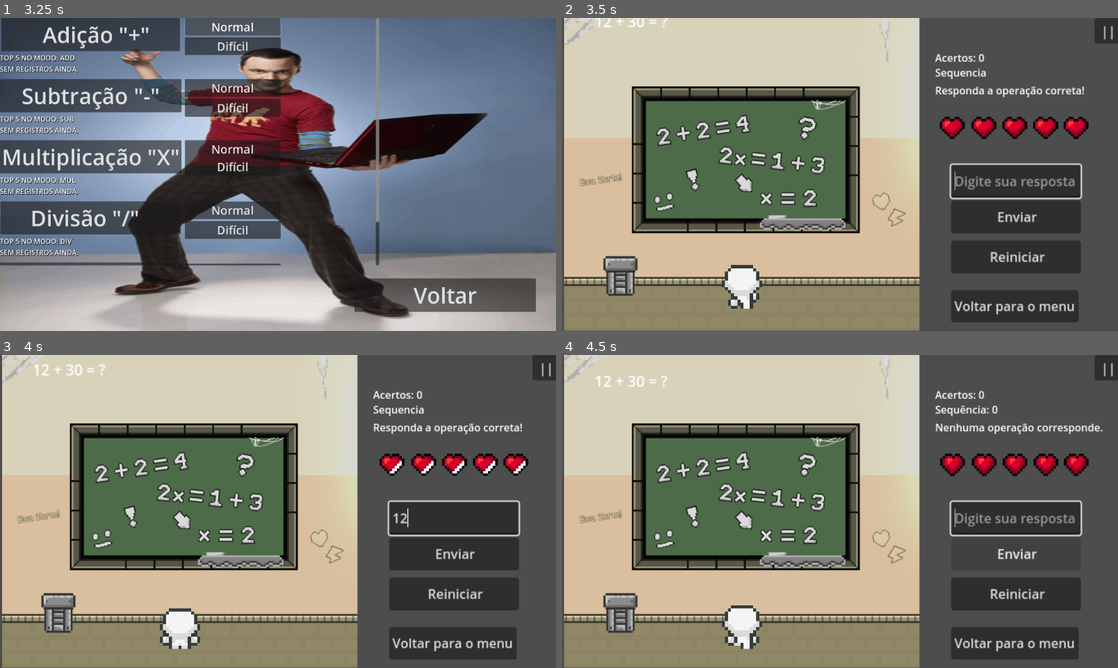
Above: before the commit, frames 1-4 (two rows, left to right).
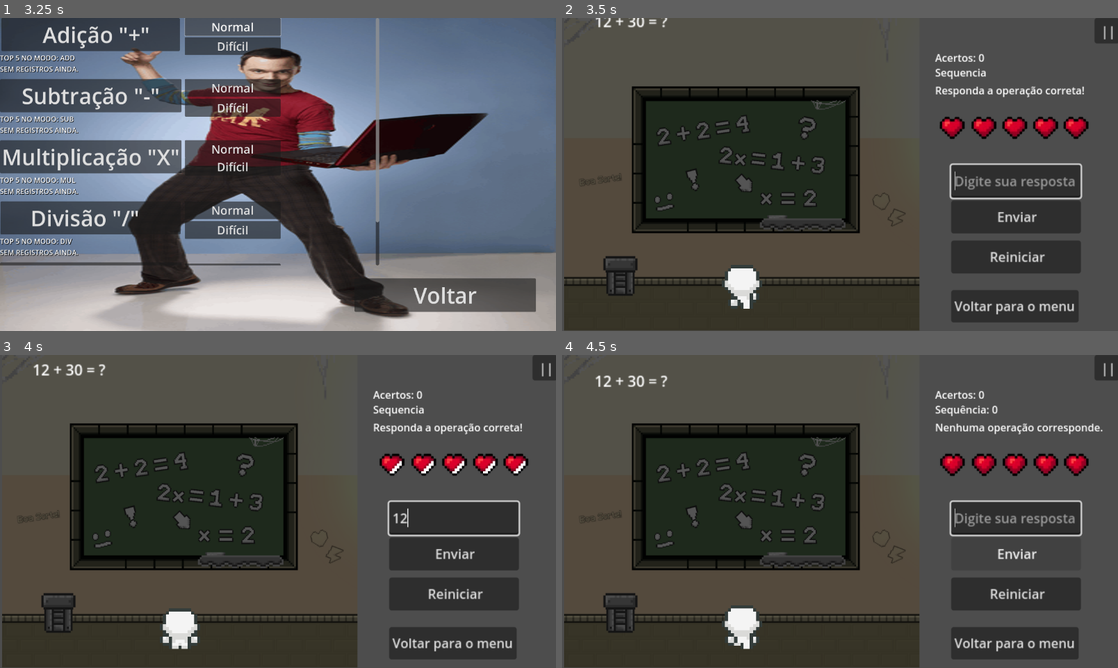
Above: after the commit, the same moments.

Repository: CaFranca/Johnrney_MAT-C
Game: Godot game, scene res://scenes/menu/main_menu.tscn
Same seed, same stepped clock (60 frames per second), same inputs: the game is played once before the commit and once after it. Sound files missing from this copy of the repository are replaced by a short silence.
Inputs (mouse positions are in pixels of both pictures, inside the frame that each line leads up to):
- Up to frame 1 (3.25 s): tap Enter at 0.5 s; move the mouse to (400, 158) at 0.52 s; hold D 0.53-1.25 s; tap W at 0.77, 2.27 s; click "Iniciar" at 1.25 s; move the mouse to (166, 190) at 2.02 s; hold D 2.03-2.75 s; click "Normal" at 2.75 s
- Up to frame 2 (3.5 s): no input
- Up to frame 3 (4 s): click (455, 517) at 3.52 s; type "12" at 3.6 s
- Up to frame 4 (4.5 s): click "Enviar" at 4.25 s

Frame 1 is identical in both runs. In frame 2, 61% of the frame differs, in the area x 0-65%, y 0-100%; in frame 3, 61%; in frame 4, 61%.

Commit message:
Update Godot editor and cache files
Synchronized editor layout, cache, and metadata files to reflect recent changes in open scenes, scripts, and project state. Includes updates to editor configuration and asset cache files for improved project consistency.

Diff:
--- a/Johnrney/project.godot
+++ b/Johnrney/project.godot
@@ -12,7 +12,7 @@
 
 config/name="TuxMathGD"
 run/main_scene="uid://52surrlki5s"
-config/features=PackedStringArray("4.4", "Forward Plus")
+config/features=PackedStringArray("4.5", "Forward Plus")
 config/icon="uid://cpe86373sxgpo"
 config/windows_native_icon="res://icon.ico"
 run/size/viewport_width=1280
--- a/Johnrney/scenes/gameplay/mode_gameplay.tscn
+++ b/Johnrney/scenes/gameplay/mode_gameplay.tscn
@@ -283,6 +283,7 @@
 script = ExtResource("3_jcpkf")
 
 [node name="Background" type="Sprite2D" parent="."]
+modulate = Color(0.3854925, 0.38549247, 0.38549247, 1)
 position = Vector2(413.999, 359.499)
 scale = Vector2(0.881468, 0.906685)
 texture = ExtResource("3_lehme")
--- a/Johnrney/scripts/gameplay/mode_gameplay.gd
+++ b/Johnrney/scripts/gameplay/mode_gameplay.gd
@@ -170,6 +170,11 @@
 			current_score += 1
 			current_combo += 1
 			update_combo_label()
+
+			if player_controller.addHeart_sequencia(current_combo):
+				current_combo = 0
+				update_combo_label()
+
 			update_score_label()
 			animation.play("Run_Down")
 
--- a/Johnrney/scripts/john_victor-player/PlayerController.gd
+++ b/Johnrney/scripts/john_victor-player/PlayerController.gd
@@ -100,6 +100,11 @@
 	# Emite o sinal de game over
 	emit_signal("game_over")
 
-func addHeart_sequencia():
+func addHeart_sequencia(current_combo):
 	if current_combo > 5:
-		print("a")
+		if current_combo > 0:
+			current_errors -=1
+			print("Coração recuperado por combo! Erros agora:", current_errors)
+			update_hearts()
+		return true
+	return false
